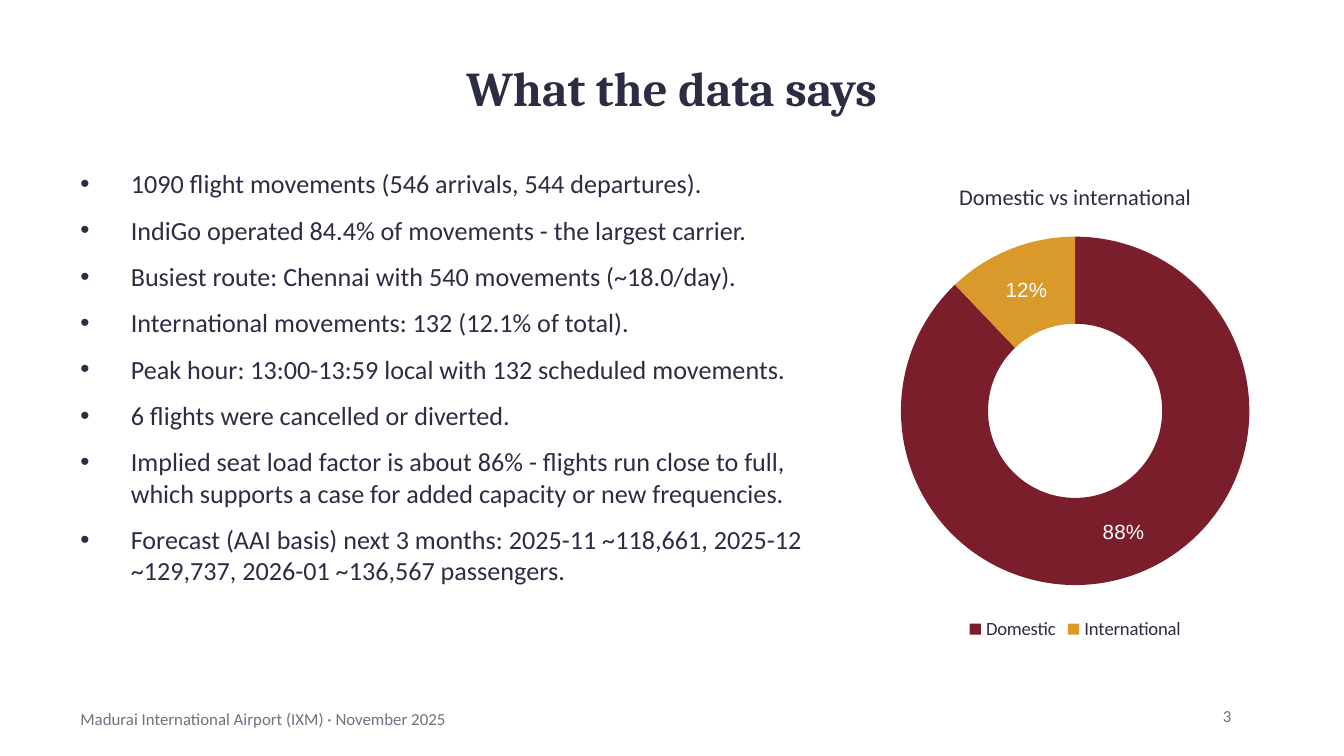
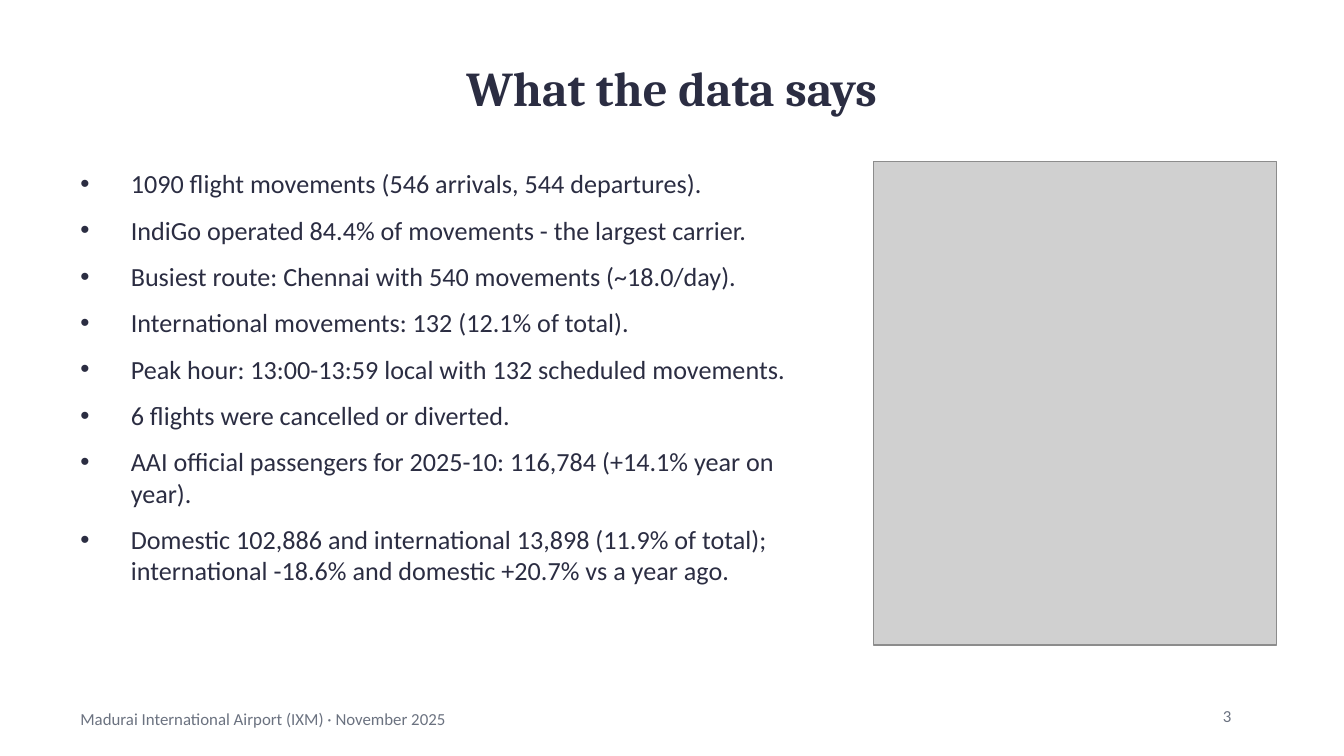
Before and after one commit to jarunprasath/madurai-airport-tracker, a slide deck: slide 3 of reports/IXM_monthly_report_2025-11.pptx. Drawn at 1344x756 pixels with LibreOffice and Linux fonts; fonts in the diff are those of the drawing; grey boxes stand for pictures. Boxes give left, top, right and bottom in pixels: in the first picture for what was removed or moved away, otherwise in the second. Text is boxed around its words. In the diff, an @@ line names an element or a change of style, - is before the commit and + after.

```diff
--- a/reports/IXM_monthly_report_2025-11.pptx
+++ b/reports/IXM_monthly_report_2025-11.pptx
@@ doughnut chart removed at [874,161,1277,645] @@
-title "Domestic vs international"
-categories: Domestic, International
-Series 1: 88, 12
@@ picture added at [874,161,1277,645] @@
@@ text at [131,452,773,585]: text changed @@
-• Implied seat load factor is about 86% - flights run close to full, which supports a case for added capacity or new frequencies.
-• Forecast (AAI basis) next 3 months: 2025-11 ~118,661, 2025-12 ~129,737, 2026-01 ~136,567 passengers.
+• AAI official passengers for 2025-10: 116,784 (+14.1% year on year).
+• Domestic 102,886 and international 13,898 (11.9% of total); international -18.6% and domestic +20.7% vs a year ago.
```
Also in this commit, not shown: 7 other slides changed, 25 other files.
